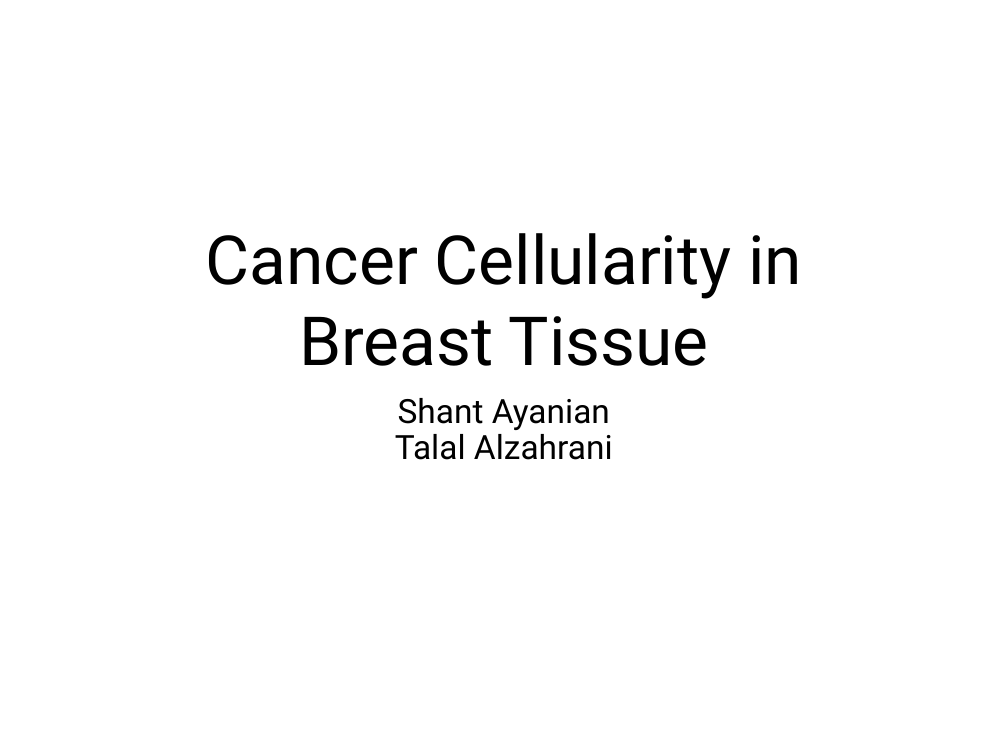
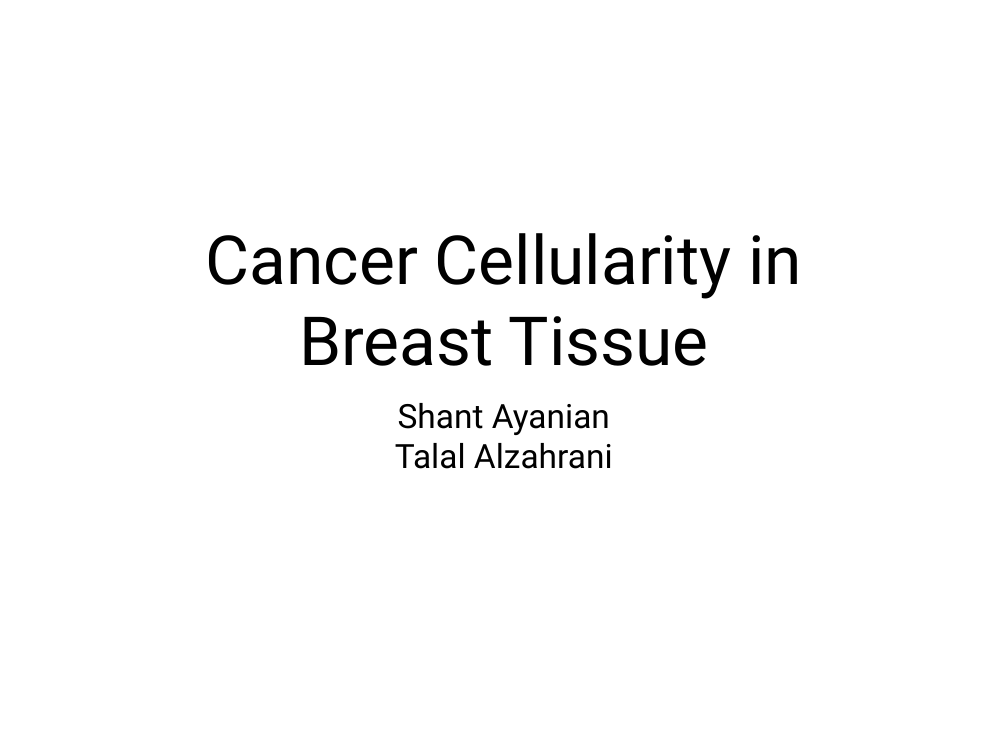
Before and after one commit to Shant23/Final-Project-_-Group7, a slide deck: slide 1 of Final-Group-Presentation/Final-Group-Presentation.pptx. Drawn at 1008x756 pixels with LibreOffice and Linux fonts; fonts in the diff are those of the drawing. Boxes give left, top, right and bottom in pixels: in the first picture for what was removed or moved away, otherwise in the second. Text is boxed around its words. In the diff, an @@ line names an element or a change of style, - is before the commit and + after.

```diff
--- a/Final-Group-Presentation/Final-Group-Presentation.pptx
+++ b/Final-Group-Presentation/Final-Group-Presentation.pptx
@@ subtitle "Shant Ayanian" at [395, 403, 613, 469]: line spacing 0.9 to 1 @@
```
Also in this commit, not shown: 1 other slide changed, 1 slide added, 2 slides removed.
